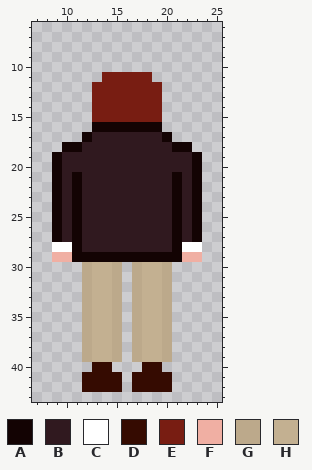
Two states of a pixel-art sprite, sprites/congresssan/North/frame3.png. The picture above was drawn from the file before the commit.
The file is 32x48 pixels. Shown: x 7..25, y 6..43.
Palette (. is transparent): A #130303  B #30191f  C #ffffff  D #350b01  E #781d12  F #f0afa3  G #bca98b  H #c3b091
After:
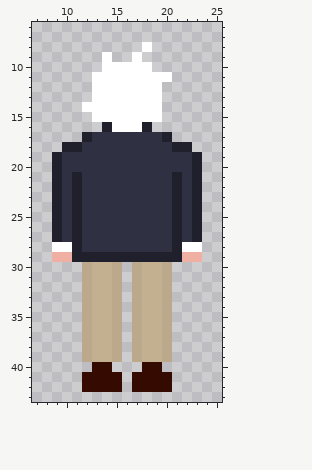
The exact change:
colour A: #130303 -> #1f202c
colour B: #30191f -> #2f3042
Changed rows in their new state; - is a pixel that keeps its letter.
first column x 12:
 8 ------C--
 9 --C--C---
10 --CCCCC--
11 -CCCCCCCC
12 -CCCCCCC-
13 -CCCCCCC-
14 CCCCCCCC-
15 -CCCCCCC-
16 -.-CCC-.-
